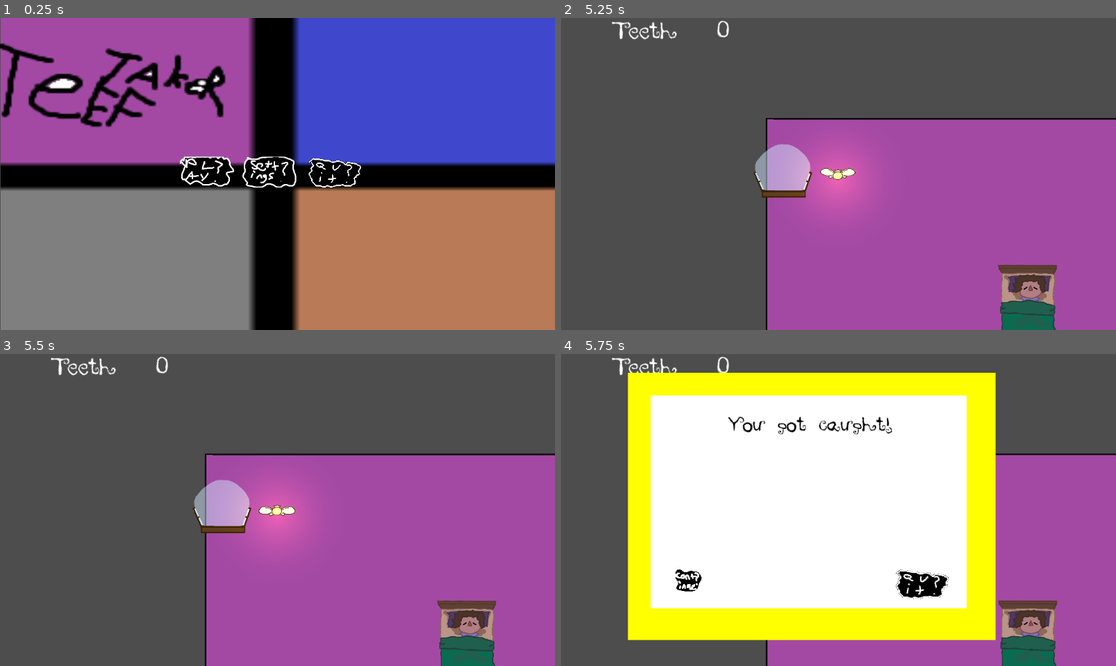
Above: before the commit, frames 1-4 (two rows, left to right).
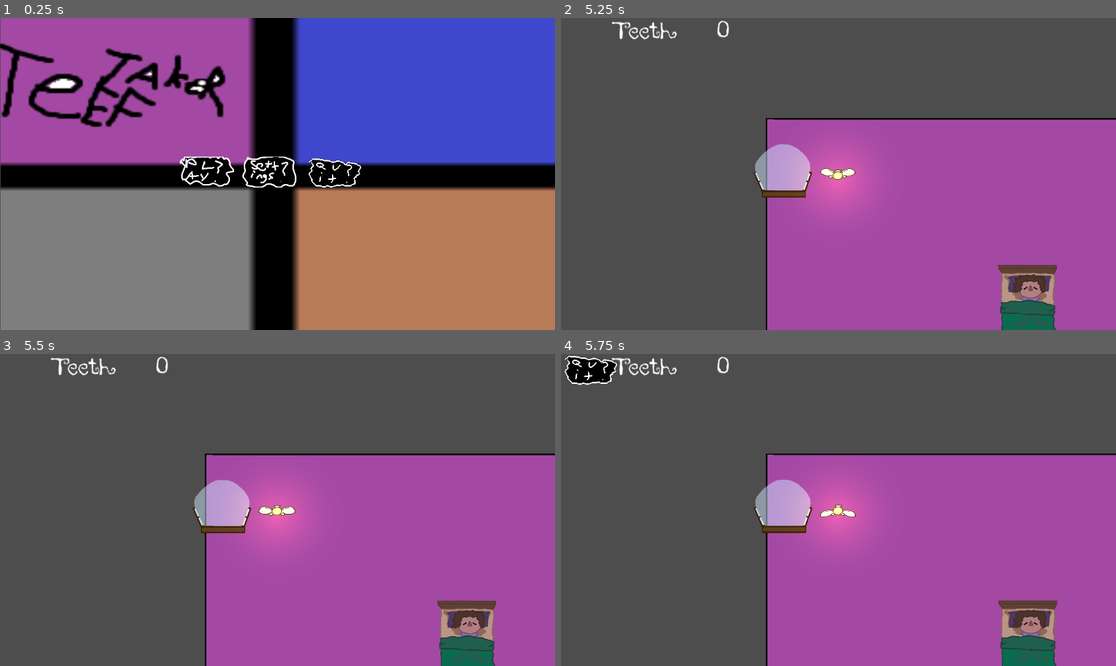
Above: after the commit, the same moments.

Repository: Cthulhu5227/Collector_videogame
Game: Godot game, scene res://main_menu.tscn
Same seed, same stepped clock (60 frames per second), same inputs: the game is played once before the commit and once after it.
Inputs (mouse positions are in pixels of both pictures, inside the frame that each line leads up to):
- Up to frame 1 (0.25 s): no input
- Up to frame 2 (5.25 s): click (771, 170) at 0.5 s; click "level 1" at 1.25 s; tap Enter at 2 s; move the mouse to (960, 158) at 2.02 s; hold Right 2.03-2.78 s; hold E (interact) 2.03-2.78 s; click (960, 158) at 2.17 s; tap Space at 2.27, 3.02, 4.52 s; move the mouse to (727, 189) at 2.77 s; hold Down 2.78-3.53 s; tap E (interact) at 2.85, 4.35 s; move the mouse to (894, 105) at 3.52 s; hold Right 3.53-4.28 s; hold E (interact) 3.53-4.28 s; move the mouse to (810, 236) at 4.27 s; hold Up 4.28-5.03 s; click (810, 236) at 4.42 s; move the mouse to (1005, 220) at 5.02 s; hold Left from 5.03 s (still down); hold E (interact) from 5.03 s (still down)
- Up to frame 3 (5.5 s): keep holding Left; keep holding E (interact); tap Space at 5.27 s
- Up to frame 4 (5.75 s): keep holding Left; keep holding E (interact); tap Escape (ui_cancel) at 5.65 s

Frames 1-3 are identical in both runs. In frame 4, 57% of the frame differs, in the area x 0-79%, y 0-92%.

Commit message:
Finalized game_over_screen

Diff:
--- a/ui.gd
+++ b/ui.gd
@@ -8,8 +8,7 @@
 
 func _input(event):
 	if event.is_action_pressed("ui_cancel"):
-		#pause_menu.show(pause_menu)
-		game_over_screen()
+		pause_menu.show(pause_menu)
 
 func update_teeth_counter():
 	teeth_counter.text = str(Inventory.teeth)
--- a/ui.tscn
+++ b/ui.tscn
@@ -11,6 +11,8 @@
 [ext_resource type="Script" path="res://music_player.gd" id="8_waa4j"]
 [ext_resource type="Texture2D" uid="uid://bl7pjkctxytcw" path="res://assets/continue_hover_test.png" id="9_e2l4f"]
 [ext_resource type="Script" uid="uid://bftp35jn4256y" path="res://retry_button.gd" id="11_e2l4f"]
+[ext_resource type="Texture2D" uid="uid://crqvtq1fgv7u3" path="res://assets/retry_test.png" id="11_gs482"]
+[ext_resource type="Texture2D" uid="uid://0etiu1j7lfms" path="res://assets/retry_hover_test.png" id="12_cxd00"]
 
 [sub_resource type="LabelSettings" id="LabelSettings_n5ude"]
 font_size = 50
@@ -160,8 +162,8 @@
 offset_top = 443.0
 offset_right = 362.0
 offset_bottom = 507.0
-texture_normal = ExtResource("8_irxef")
-texture_hover = ExtResource("9_e2l4f")
+texture_normal = ExtResource("11_gs482")
+texture_hover = ExtResource("12_cxd00")
 script = ExtResource("11_e2l4f")
 
 [node name="Label" type="Label" parent="game_over_menu"]
Not shown: 1 places in ui.tscn that only renumber resources
